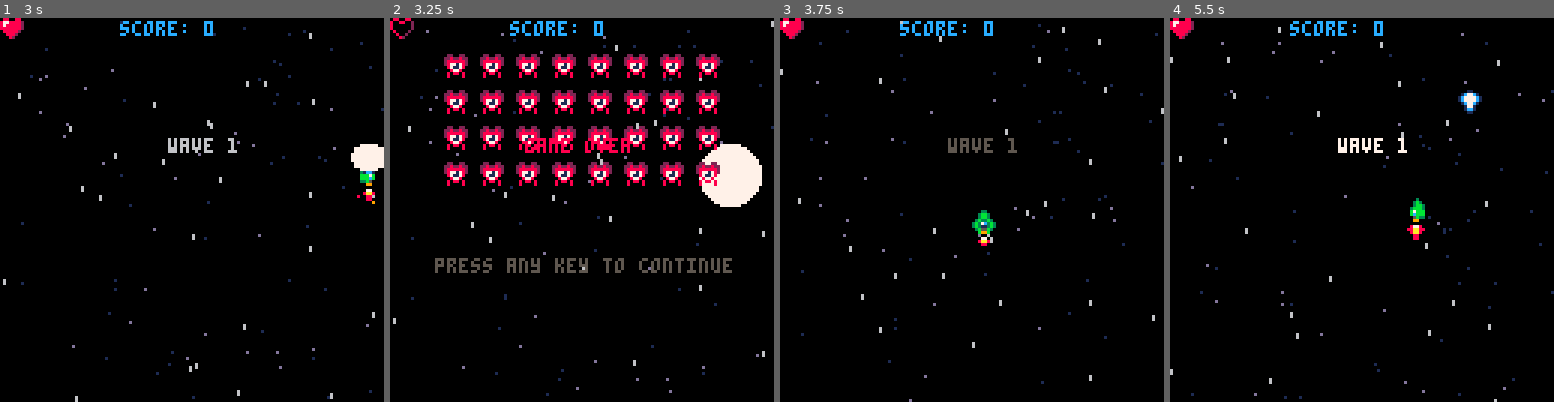
Above: before the commit, frames 1-4 (left to right).
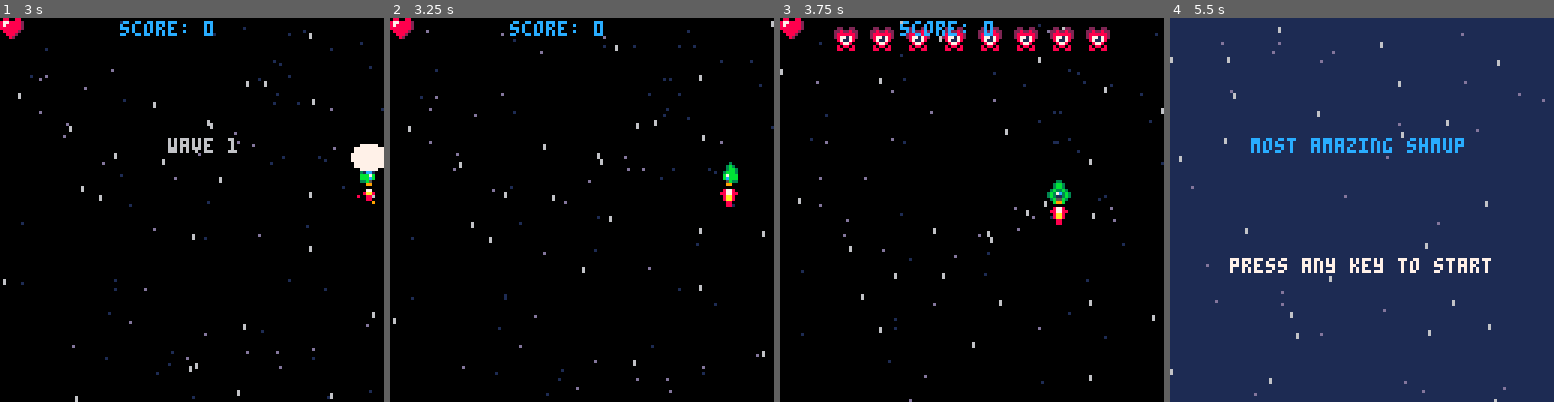
Above: after the commit, the same moments.

Repository: joaquimgamero/pico8-shmup
Game: PICO-8 cartridge shmup.p8
The game is run twice, just before and just after one commit, with the same random seed, the same clock (stepped at 60 frames per second) and the same inputs.
Inputs:
- Up to frame 1 (3 s): tap X (X key) at 0.33, 1.07, 1.85, 2.97 s; tap O (Z key) at 0.7, 1.7, 2.1, 2.5, 2.9 s; hold Right 1.6-2.1 s; hold Up 2.15-2.42 s; hold Right from 2.47 s (still down)
- Up to frame 2 (3.25 s): release Right at 3.03 s; hold Left from 3.08 s (still down)
- Up to frame 3 (3.75 s): tap O (Z key) at 3.3, 3.7 s; release Left at 3.58 s; hold Down from 3.63 s (still down)
- Up to frame 4 (5.5 s): release Down at 3.97 s; hold Right 4.02-4.68 s; tap X (X key) at 4.08, 5.2 s; tap O (Z key) every 0.4 s from 4.1 to 5.3 s; hold Up 4.73-5.03 s; hold Left from 5.08 s (still down)

Frame 1 is identical in both runs. In frame 2, 12% of the frame differs, in the area x 0-97%, y 0-67%; in frame 3, 3.1%; in frame 4, 99%, in the area x 0-100%, y 0-100%.

Commit message:
feat: first draft of enemy state machines

Diff:
--- a/shmup.p8
+++ b/shmup.p8
@@ -146,14 +146,17 @@
 
  -- move the enemies
  for en in all(enemies) do
+  enemy_do(en)
+
+  -- animation
   en.anim_fr+=0.4
-
   if flr(en.anim_fr) > #en.anim then
   	en.anim_fr=1
   end
 
   en.spr_id=en.anim[flr(en.anim_fr)]
 
+  -- enemy leaving screen
   if en.y>128 then
    del(enemies,en)
    spawn_enemy()
@@ -745,9 +748,12 @@
 
  local new_enemy={
   x=x,
-  y=y,
+  y=y-66, --spawns offscreen
+  target_x=x,
+  target_y=y,
   flash=0,
   anim_fr=1,
+  mission='flyin'
  }
 
  -- oneeye
@@ -835,6 +841,27 @@
  	 end
 	 end
  end
+end
+-->8
+-- enemy behaviour
+
+function enemy_do(en)
+	if en.mission=='flyin' then
+		-- flying in
+		en.y+=1
+
+		if en.y>=en.target_y then
+			en.mission='protect'
+		end
+
+	elseif en.mission=='protect' then
+		-- staying put
+
+
+	elseif en.mission=='attack' then
+		-- attack
+
+	end
 end
 __gfx__
 00000000000030000003300000033000000330000003000000000000000000000000000000000000000000000880088008800880000000000000000000000000
